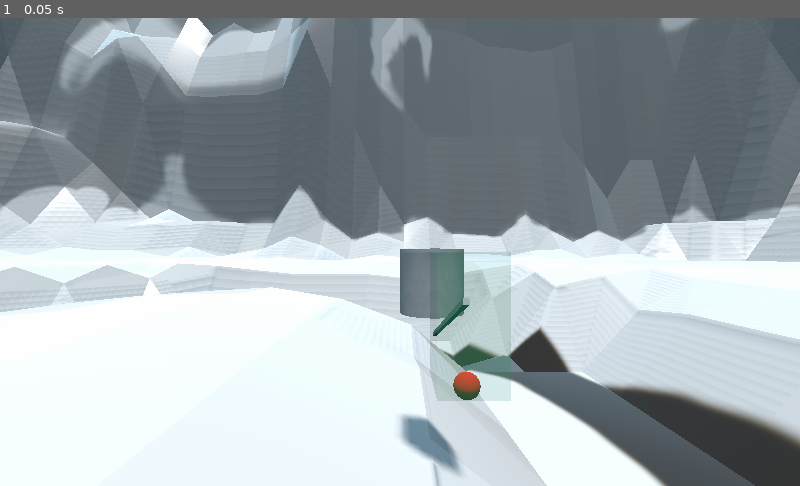
Above: before the commit, frame 1.
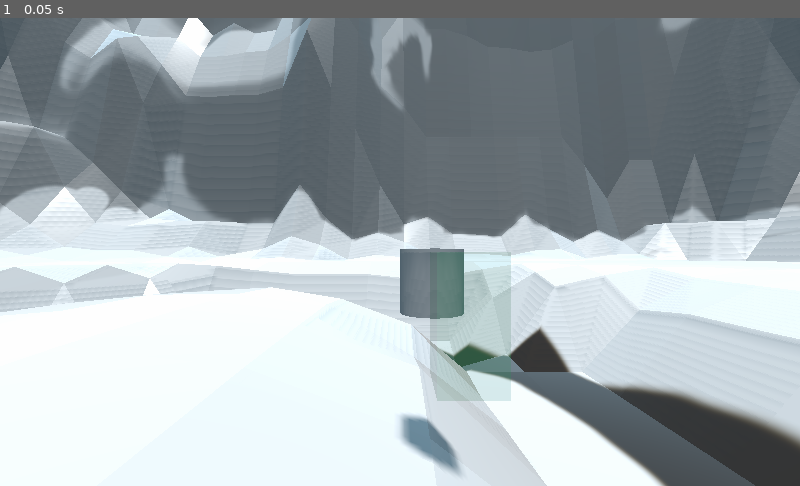
Above: after the commit, the same moment.

Repository: Paulpanther/MultiplayerTowerDefense
Game: Godot game, scene res://game/game.tscn
Two runs of this game, one before a commit and one after it. Both use one fixed random seed, a clock stepped at 60 frames per second and the inputs below.
Inputs:
- Up to frame 1 (0.05 s): no input

The runs differ from the first frame. In frame 1, 0.3% of the frame differs, in the area x 54-61%, y 59-100%.
Error in both runs: Assertion failed. (res://addons/multiplayer/NetworkGame.gd:84)

Commit message:
Add bad crosshair

Diff:
--- a/player/CameraOrbit.gd
+++ b/player/CameraOrbit.gd
@@ -16,6 +16,10 @@
 
 var collision_point
 var collision_group
+var collider
+
+onready var crosshair_tex1 = preload("res://assets/crosshair.png")
+onready var crosshair_tex2 = preload("res://assets/chip.png")
 
 func get_collision_point():
 	return collision_point
@@ -31,12 +35,14 @@
 	$Camera.current = player.is_network_master()
 
 
+
 func _input(event):
 	if not player.is_network_master():
 		return
 
 	if event is InputEventMouseMotion:
 		mouseDelta = event.relative
+
 
 
 func _process(delta):
@@ -66,12 +72,33 @@
 
 	#Ray Collision
 	if $Camera/RayCast.is_colliding():
-		collisionIndicator.show()
+		#collisionIndicator.show()
 		collision_point = $Camera/RayCast.get_collision_point()
 		collisionIndicator.global_transform.origin = collision_point
-		collision_group = $Camera/RayCast.get_collider().get_groups()[0]
+		collider = $Camera/RayCast.get_collider()
+		collision_group = collider.get_groups()[0]
+
 	else:
 		collision_point = null
 		collision_group = null
 		collisionIndicator.hide()
-	#print(collision_group)
+
+
+	if collider.has_method("hot") and Input.is_action_just_pressed("mouse_click"):
+		collider.hot()
+
+	switch_crosshair(collision_group)
+
+
+func switch_crosshair(group):
+
+	if group == null:
+		$Camera/Crosshair.show()
+		$Camera/Crosshair.set_texture(crosshair_tex1)
+
+	if group == "rock":
+		$Camera/Crosshair.show()
+		$Camera/Crosshair.set_texture(crosshair_tex2)
+
+	if group == "ground":
+		$Camera/Crosshair.hide()
--- a/player/TowerGhost.gd
+++ b/player/TowerGhost.gd
@@ -24,8 +24,8 @@
 		var point = camera.get_collision_point()
 		set_scene_if_not_present()
 		global_transform.origin = point
-		if Input.is_action_just_pressed("rotate"):
-			global_rotate(Vector3.UP, 45.0)
+		if Input.is_action_pressed("rotate"):
+			global_rotate(Vector3.UP, .05)
 
 		if Input.is_action_just_pressed("mouse_click"):
 			var tower = remove_obj()
--- a/player/player.tscn
+++ b/player/player.tscn
@@ -59,6 +59,9 @@
 cast_to = Vector3( 0, 0, 20 )
 collision_mask = 10
 
+[node name="Crosshair" type="Sprite3D" parent="CameraOrbital/Camera"]
+transform = Transform( 1, 0, 0, 0, 1, 0, 0, 0, 1, 4.76837e-07, 0, -5.28683 )
+
 [node name="TowerGhost" type="Spatial" parent="."]
 transform = Transform( -1, 0, -8.74228e-08, 0, 1, 0, 8.74228e-08, 0, -1, 0, 0, 0 )
 script = ExtResource( 5 )
@@ -74,9 +77,11 @@
 
 [node name="MeshInstance" type="MeshInstance" parent="Hand"]
 transform = Transform( 1, 0, 0, 0, 1, 0, 0, 0, 1, -0.00775719, 2.57286, -0.0348471 )
+visible = false
 mesh = SubResource( 3 )
 material/0 = null
 
 [node name="CollisionIndicator" type="MeshInstance" parent="."]
+visible = false
 mesh = SubResource( 5 )
 material/0 = SubResource( 6 )
--- a/resources/rock.gd
+++ b/resources/rock.gd
@@ -8,6 +8,7 @@
 var capacity_left = capacity
 var respawn_timer
 
+
 #remove later
 var format_feedback_str = "Rocks left: %s."
 
@@ -15,13 +16,16 @@
 func _ready():
 	respawn_timer = get_tree().create_timer(0.0)
 
-func hit(hand):
+
+func hot():
 	if Input.is_action_just_pressed("mouse_click") and available:
 		capacity_left -= 1
 
 		#remove later
 		var feedback_str = format_feedback_str % capacity_left
 		print(feedback_str)
+
+
 
 func respawn():
 	available = true
Binary file added: assets/crosshair.png
Not shown, added: assets/crosshair.png.import
